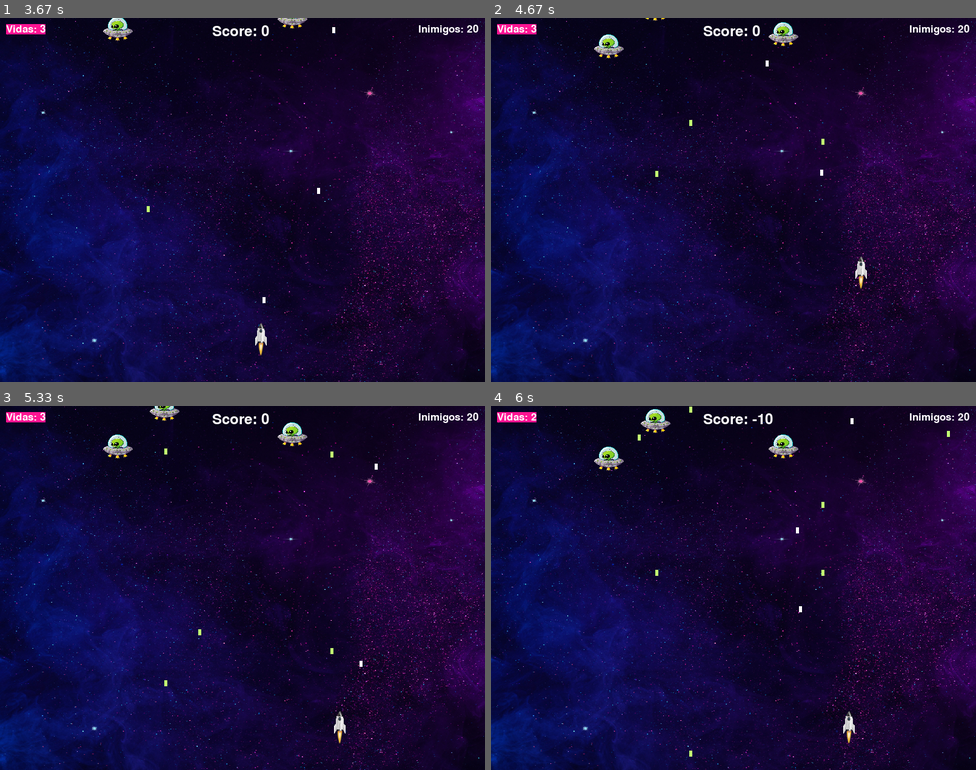
Above: before the commit, frames 1-4 (two rows, left to right).
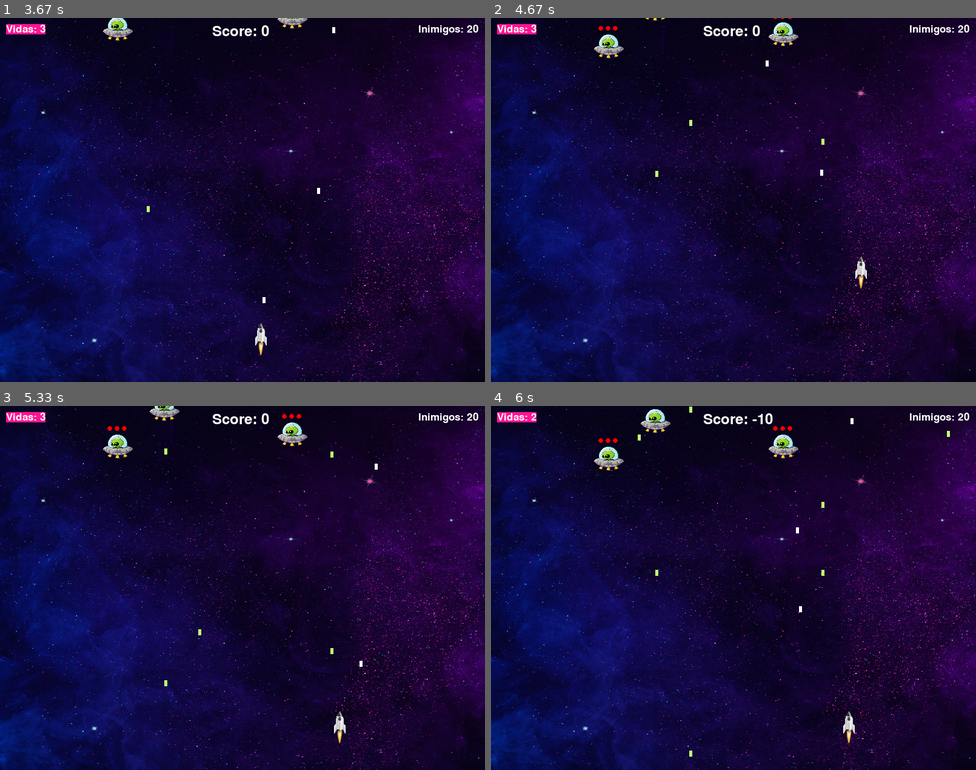
Above: after the commit, the same moments.

Repository: alanastaub/pygame
Game: pygame game, started from game.py
The game is run twice, just before and just after one commit, with the same random seed, the same clock (stepped at 60 frames per second) and the same inputs.
Inputs:
- Up to frame 1 (3.67 s): click "Jogar" at 0.38 s; tap Space at 0.67, 1.07, 1.37, 1.57, 1.9, 2.2, 2.4, 2.7, 2.97, 3.3, 3.6 s; hold Right 1-1.47 s; hold Up 1.5-1.8 s; hold Right 1.83-2.3 s; hold Left 2.33-2.87 s; hold Down 2.9-3.2 s; hold Left 3.23-3.63 s
- Up to frame 2 (4.67 s): hold Up 3.67-4.03 s; tap Space at 3.73, 4.13, 4.43 s; hold Right from 4.07 s (still down)
- Up to frame 3 (5.33 s): release Right at 4.7 s; hold Down 4.73-5.1 s; tap Space at 4.8, 5.2 s; hold Left from 5.13 s (still down)
- Up to frame 4 (6 s): tap Space at 5.5, 5.7 s; release Left at 5.6 s; hold Right from 5.63 s (still down)

Frame 1 is identical in both runs. In frame 2, less than 0.1% of the frame differs, in the area x 22-62%, y 0-4%; in frame 3, less than 0.1%, in the area x 22-63%, y 2-7%; in frame 4, less than 0.1%.

Commit message:
Exibir contador de vidas para cada inimigo
Signed-off-by: Alana Camily Staub <alanastaubcamily@gmail.com>

Diff:
--- a/enemies.py
+++ b/enemies.py
@@ -12,6 +12,8 @@
 
 def draw_enemies(enemies, screen):
     for enemy in enemies:
+        for i in range(enemy["lives"]):
+            pygame.draw.circle(screen, (255, 0, 0), (enemy["x"] + i * 12 + 12, enemy["y"] - 5), 4)
         screen.blit(enemy["image"], (enemy["x"], enemy["y"]))
 
 def update_enemies(enemies, enemy_bullets, speed):
